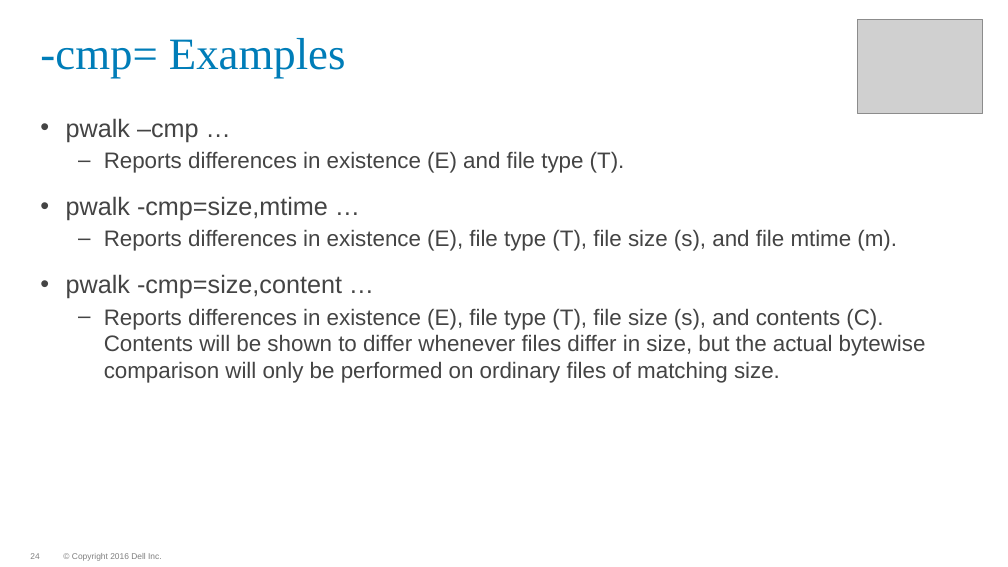
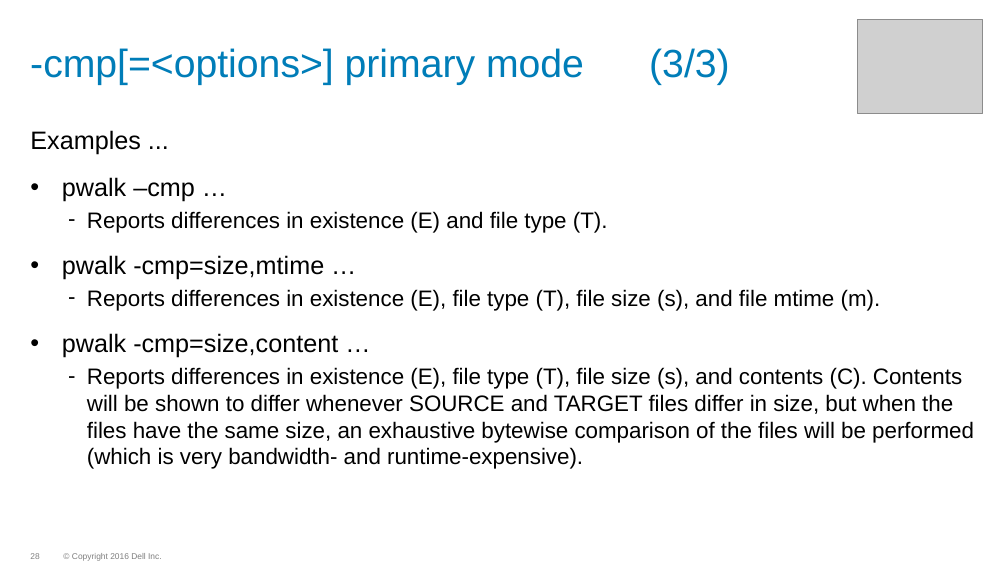
Before and after one commit to WhizBob/pwalk, a slide deck: slide 28 of doc/pwalk_slides.pptx (slide 24 before the commit). Drawn at 1008x567 pixels with LibreOffice and Linux fonts; fonts in the diff are those of the drawing; grey boxes stand for pictures; background and template pictures are left out. Boxes give left, top, right and bottom in pixels: in the first picture for what was removed or moved away, otherwise in the second. Text is boxed around its words. In the diff, an @@ line names an element or a change of style, - is before the commit and + after.

```diff
--- a/doc/pwalk_slides.pptx
+++ b/doc/pwalk_slides.pptx
@@ title at box(30, 48, 730, 85): text changed; size 32 to 28 pt; font Times New Roman to Arial @@
--cmp= Examples
+-cmp[=<options>] primary mode (3/3)
@@ text at box(30, 130, 141, 155): paragraph added @@
+Examples ...
@@ text "Examples ...": place and size @@
-text "Examples ..." at box(66, 118, 926, 383)
+text "Examples ..." at box(30, 130, 974, 469)
@@ text at box(62, 177, 881, 358): text colour #444444 to #000000 in "pwalk –cmp …", "Reports differences in existence (E) and file ...", "pwalk -cmp=size,mtime …", "Reports differences in existence (E), file type ..." and 1 more places; indent changed; bullet – to - @@
@@ text at box(87, 367, 974, 469): text changed; text colour #444444 to #000000 @@
-  – Reports differences in existence (E), file type (T), file size (s), and contents (C). Contents will be shown to differ whenever files differ in size, but the actual bytewise comparison will only be performed on ordinary files of matching size.
+  – Reports differences in existence (E), file type (T), file size (s), and contents (C). Contents will be shown to differ whenever SOURCE and TARGET files differ in size, but when the files have the same size, an exhaustive bytewise comparison of the files will be performed (which is very bandwidth- and runtime-expensive).
```
Also in this commit, not shown: 17 other slides changed, 8 slides added, 11 other files.
